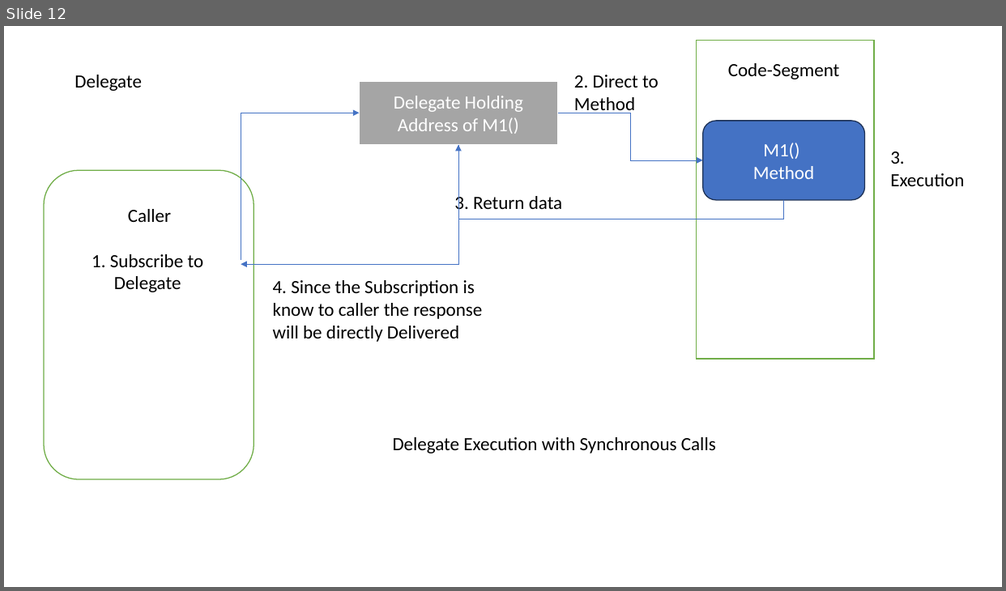
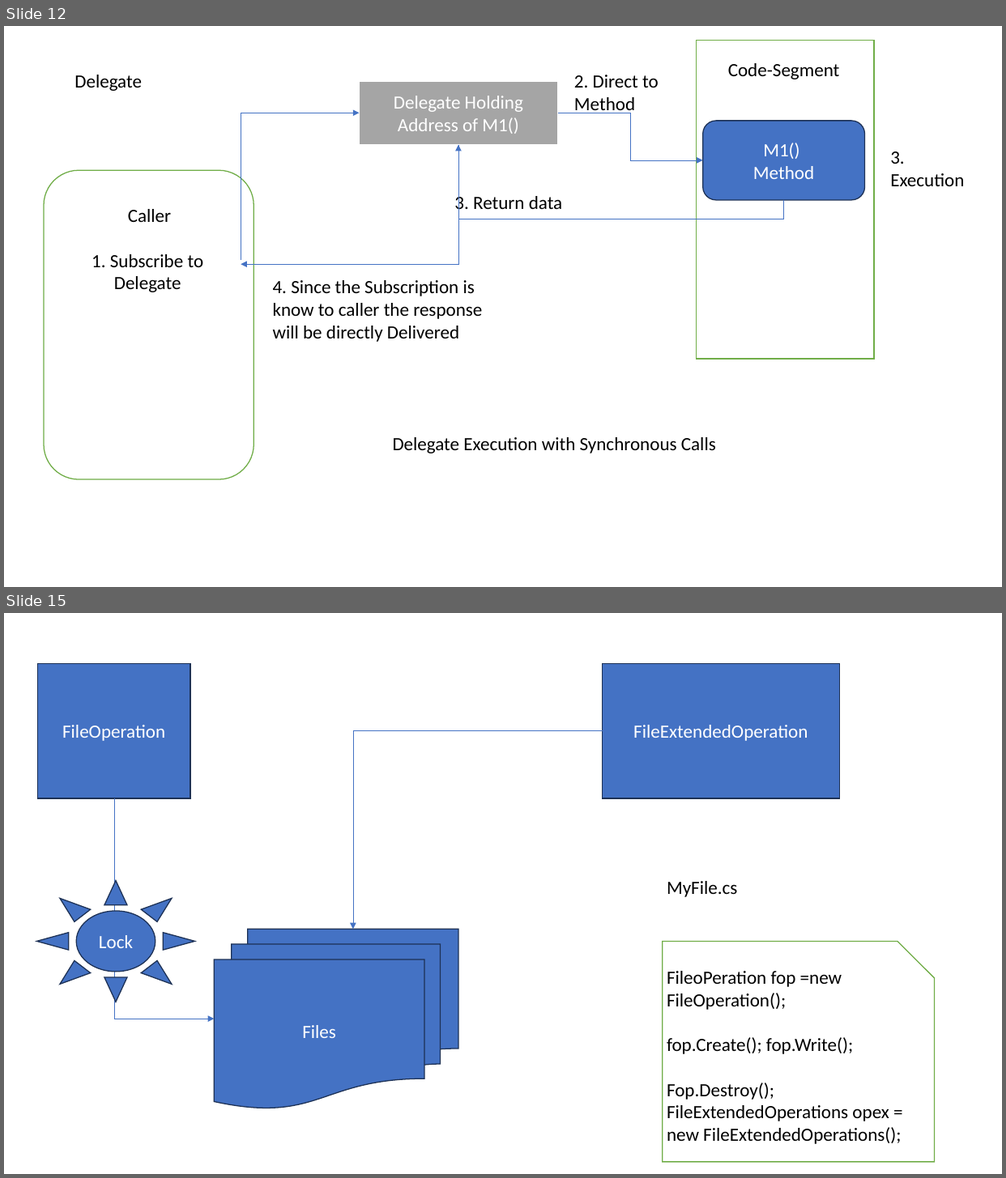
Before and after one commit to maheshsabnis/NetAppsNice, a slide deck: ppts.pptx. Shown one above the other, each under a label of ours: slide 12 before the commit, slides 12 and 15 after it; the slides between them are not shown. The pictures are 1006x591 and 1006x1178 pixels, drawn with LibreOffice and Linux fonts; fonts in the diff are those of the drawing. Boxes give left, top, right and bottom in pixels: in the first picture for what was removed or moved away, otherwise in the second. Text is boxed around its words. In the diff, an @@ line names an element or a change of style, - is before the commit and + after.

```diff
--- a/ppts.pptx
+++ b/ppts.pptx
@@ slide 15 added at box(4, 613, 1002, 1174), background #FFFFFF @@
@@ rectangle added at box(38, 663, 190, 798), fill #4472C4, outline #1E3256 1 pt, 18 pt, text #FFFFFF @@
+FileOperation
@@ rectangle added at box(602, 663, 839, 798), fill #4472C4, outline #1E3256 1 pt, 18 pt, text #FFFFFF @@
+FileExtendedOperation
@@ elbow arrow added from (602, 731) to (353, 929), #4472C4 0.5 pt @@
@@ elbow arrow added from (114, 798) to (215, 1019), #4472C4 0.5 pt @@
@@ sun added at box(37, 881, 195, 1003), fill #4472C4, outline #1E3256 1 pt, 18 pt, text #FFFFFF @@
+Lock
@@ text added at box(667, 881, 737, 897), 18 pt, text #000000 @@
+MyFile.cs
@@ flow chart multidocument added at box(215, 929, 459, 1109), fill #4472C4, outline #1E3256 1 pt, 18 pt, text #FFFFFF @@
+Files
@@ snip rect added at box(663, 942, 935, 1162), fill #FFFFFF, outline #70AD47 1 pt @@
@@ text added at box(667, 971, 901, 1144), 18 pt, text #000000 @@
+FileoPeration fop =new FileOperation();
+fop.Create(); fop.Write();
+Fop.Destroy();
+FileExtendedOperations opex = new FileExtendedOperations();
```
Also in this commit, not shown: 5 other slides added, 10 other files.
